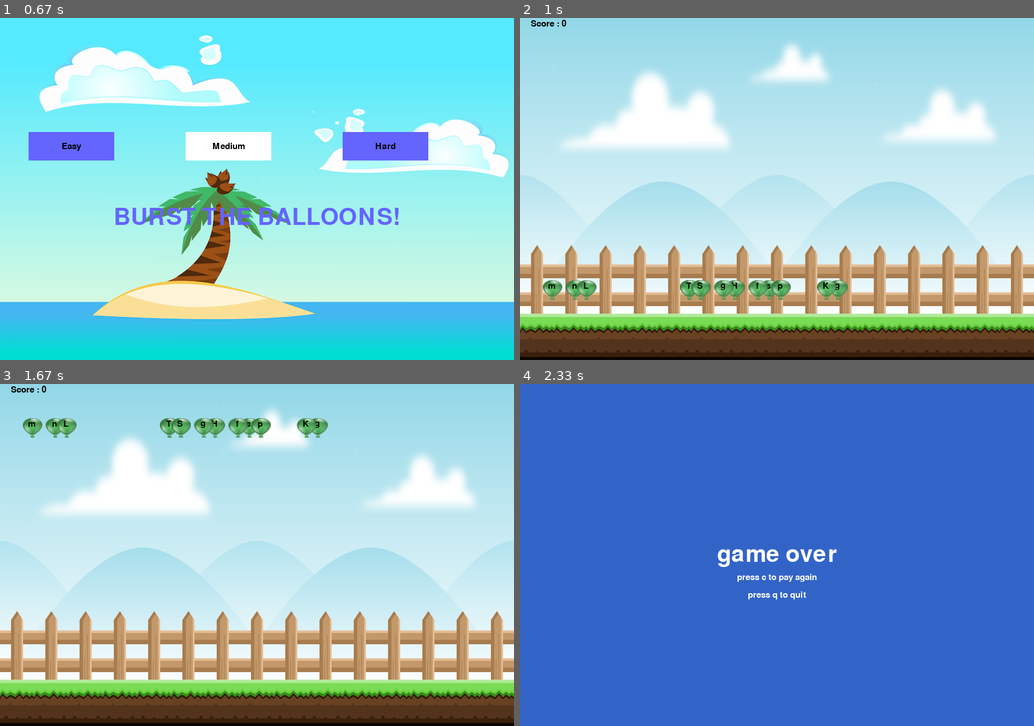
Above: before the commit, frames 1-4 (two rows, left to right).
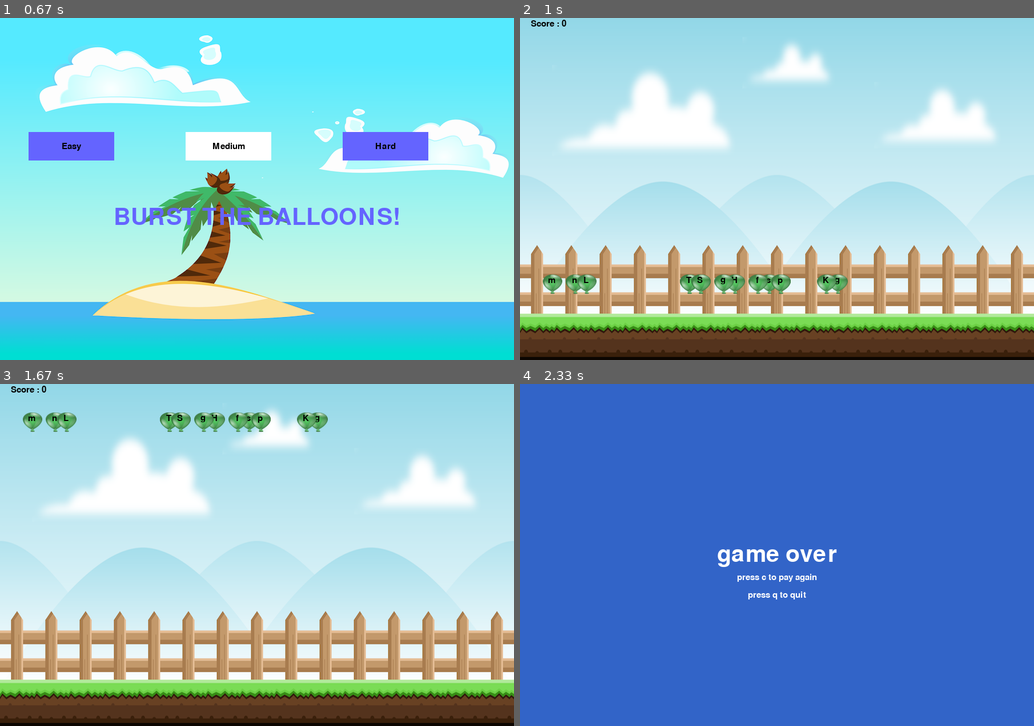
Above: after the commit, the same moments.

Repository: Snehal-Reddy/Pygame-project
Game: pygame game, started from pyg.py
Same seed, same stepped clock (60 frames per second), same inputs: the game is played once before the commit and once after it.
Inputs:
- Up to frame 1 (0.67 s): click "play" at 0.42 s
- Up to frame 2 (1 s): click "Medium" at 0.77 s
- Up to frame 3 (1.67 s): tap Y at 1 s; hold A from 1.33 s (still down)
- Up to frame 4 (2.33 s): release A at 1.87 s

Frame 1 is identical in both runs. In frame 2, 1.9% of the frame differs, in the area x 4-64%, y 75-83%; in frame 3, 1.9%, in the area x 4-64%, y 8-16%; in frame 4, nothing differs.

Commit message:
Update pyg.py

Diff:
--- a/pyg.py
+++ b/pyg.py
@@ -103,7 +103,6 @@
 		button("quit" ,600,350,150,50  ,blue , darkblue,action="quit")
 
 		pygame.display.update()
-		clock.tick(15)
 
 #pause function
 def pause():
